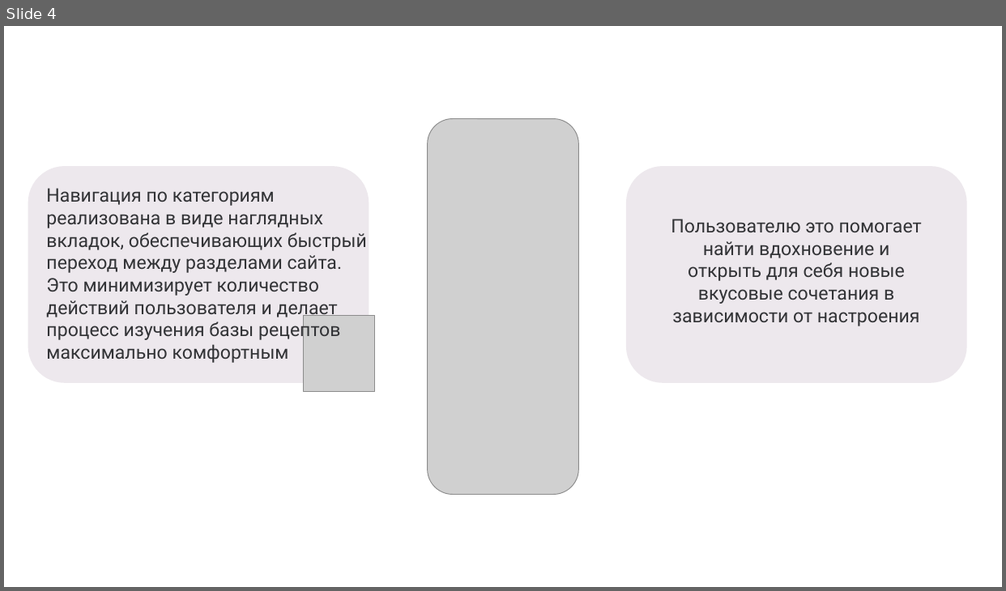
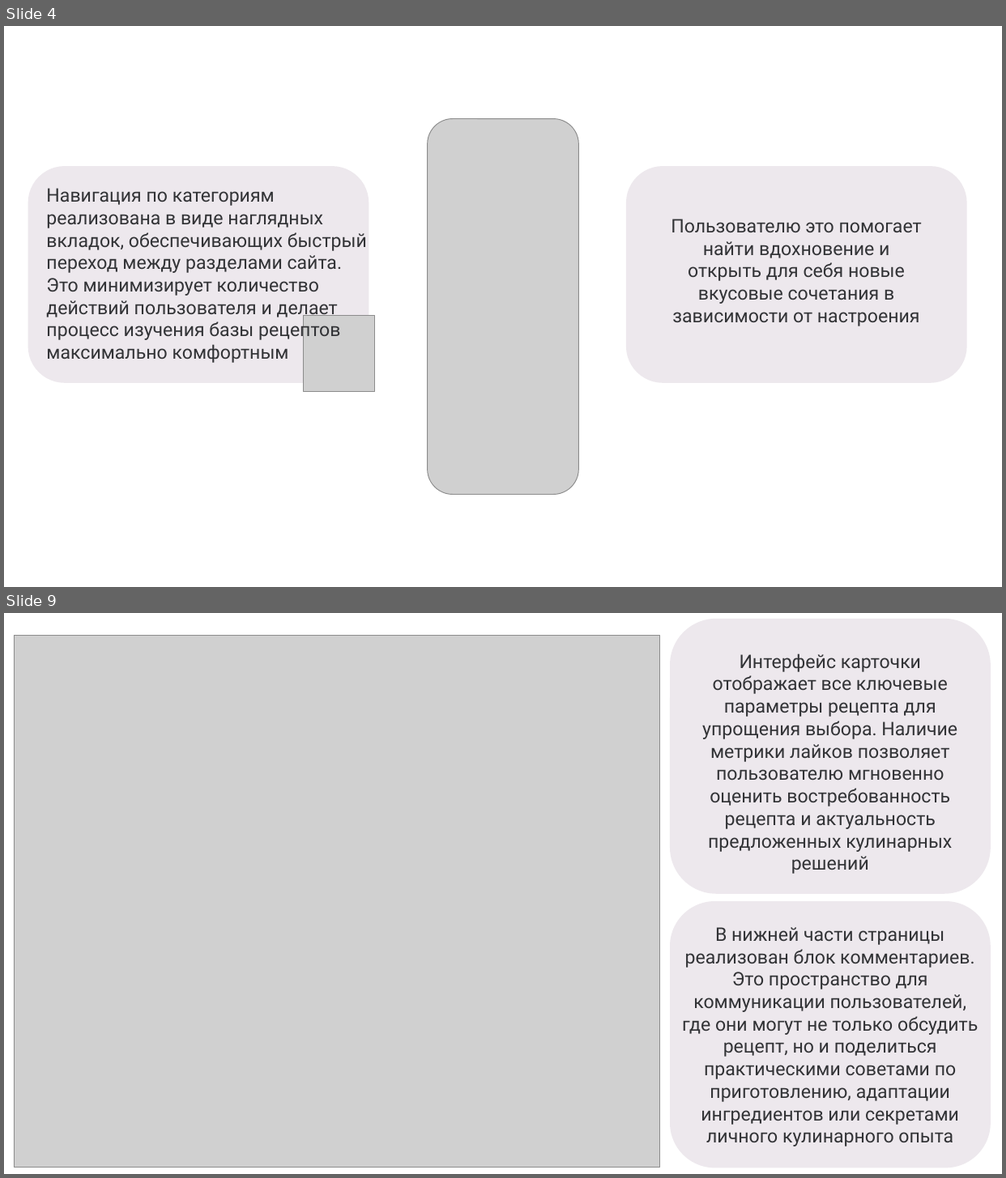
Before and after one commit to alinabobob/cibo, a slide deck: ProtectionProject/presentation/Presentation.pptx. Shown one above the other, each under a label of ours: slide 4 before the commit, slides 4 and 9 after it; the slides between them are not shown. The pictures are 1006x591 and 1006x1178 pixels, drawn with LibreOffice and Linux fonts; fonts in the diff are those of the drawing; grey boxes stand for pictures. Boxes give left, top, right and bottom in pixels: in the first picture for what was removed or moved away, otherwise in the second. Text is boxed around its words. In the diff, an @@ line names an element or a change of style, - is before the commit and + after.

```diff
--- a/ProtectionProject/presentation/Presentation.pptx
+++ b/ProtectionProject/presentation/Presentation.pptx
@@ slide 9 added at <box>4,613,1002,1174</box>, background #FFFFFF @@
@@ picture added at <box>15,636,660,1168</box> @@
@@ rounded rectangle added at <box>671,619,990,893</box>, fill #EDE8ED, outline #EDE8ED 1.5 pt @@
@@ text added at <box>702,653,957,874</box>, 18 pt, text #323336 @@
+Интерфейс карточки отображает все ключевые параметры рецепта для упрощения выбора. Наличие метрики лайков позволяет пользователю мгновенно оценить востребованность рецепта и актуальность предложенных кулинарных решений
@@ rounded rectangle added at <box>671,902,990,1167</box>, fill #EDE8ED, outline #EDE8ED 1.5 pt @@
@@ text added at <box>682,927,978,1147</box>, 18 pt, text #323336 @@
+В нижней части страницы реализован блок комментариев. Это пространство для коммуникации пользователей, где они могут не только обсудить рецепт, но и поделиться практическими советами по приготовлению, адаптации ингредиентов или секретами личного кулинарного опыта
```
Also in this commit, not shown: 1 slide changed, 7 other slides added, 12 other files.
